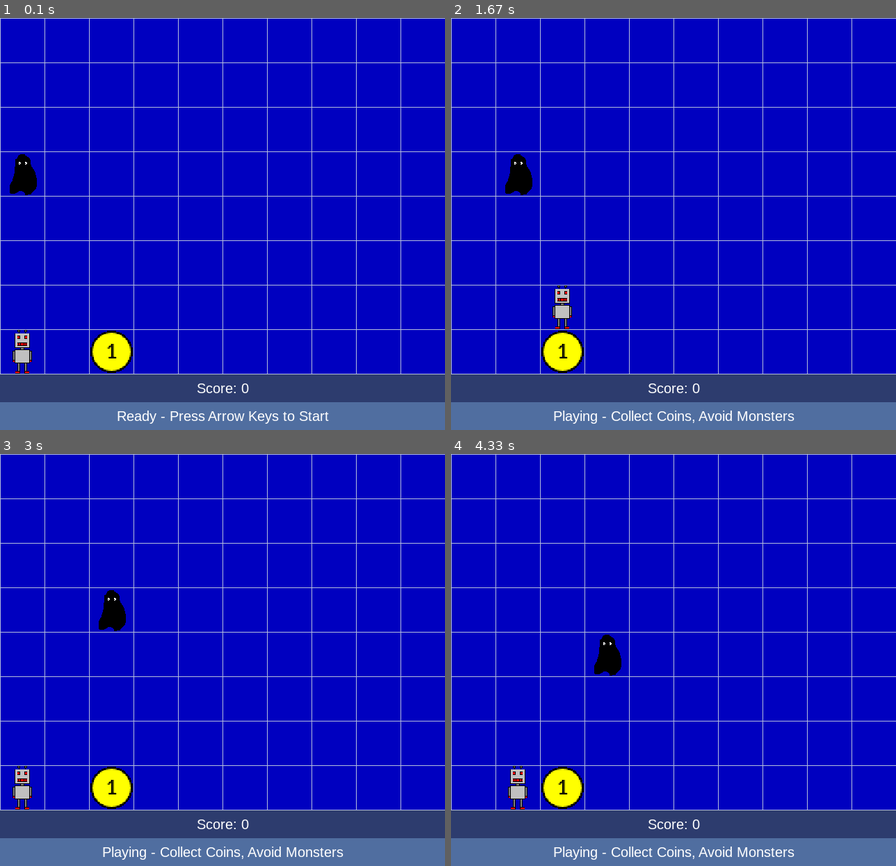
Above: before the commit, frames 1-4 (two rows, left to right).
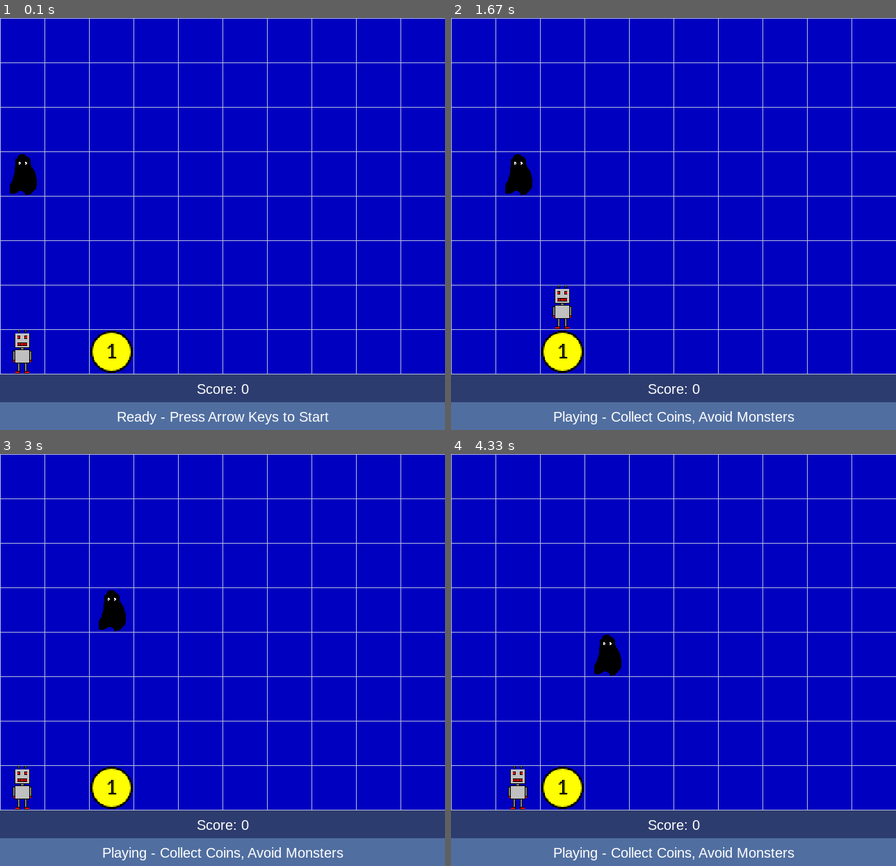
Above: after the commit, the same moments.

Repository: OHiddema/pygame
Game: pygame game, started from src/main.py
The game is run twice, just before and just after one commit, with the same random seed, the same clock (stepped at 60 frames per second) and the same inputs.
Inputs:
- Up to frame 1 (0.1 s): no input
- Up to frame 2 (1.67 s): hold Right 0.33-0.8 s; hold Up 0.83-1.13 s; hold Right 1.17-1.63 s
- Up to frame 3 (3 s): hold Left 1.67-2.2 s; hold Down 2.23-2.53 s; hold Left 2.57-2.97 s
- Up to frame 4 (4.33 s): hold Up 3-3.37 s; hold Right 3.4-4.03 s; hold Down from 4.07 s (still down)

The runs differ from the first frame. In frame 1, 0.5% of the frame differs, in the area x 26-74%, y 88-99%; in frame 2, 0.5%, in the area x 23-78%, y 88-99%; in frame 3, 0.5%; in frame 4, 0.5%.

Commit message:
more descriptive variable names + small tweaks

Diff:
--- a/src/main.py
+++ b/src/main.py
@@ -4,43 +4,39 @@
 import os
 from enum import Enum
 
-# window & grid settings
-FIELDS_X = 10  # number of columns
-FIELDS_Y = 8  # number of rows
-FIELD_SIZE = 64  # in pixels
-BOARD_WIDTH = FIELDS_X * FIELD_SIZE  # in pixels
-BOARD_HEIGHT = FIELDS_Y * FIELD_SIZE  # in pixels
-SCOREBOARD_HEIGHT = 40  # in pixels
-STATUSBOARD_HEIGHT = 40
-TOTAL_HEIGHT = BOARD_HEIGHT + 1 + SCOREBOARD_HEIGHT + STATUSBOARD_HEIGHT
+# playing field:
+COLS = 10  # number of columns
+ROWS = 8  # number of rows
+CELL_SIZE = 64  # size of a cell in pixels
+GRID_W = COLS * CELL_SIZE  # total width in pixels
+# total height in pixels, +1 to get the lowest horizontal line visible!
+GRID_H = ROWS * CELL_SIZE + 1
+
+# rest of the screen
+SCOREBAR_HEIGHT = 40  # in pixels
+STATUSBAR_HEIGHT = 40  # in pixels
+TOTAL_HEIGHT = GRID_H + SCOREBAR_HEIGHT + STATUSBAR_HEIGHT
 
 # Game Timing Configuration
 PAUSE_TIME_AFTER_COIN_CATCH = 2.0
-PAUSE_TOGGLE_INTERVAL = 0.2 #Switch between robot and coin/monster on top
+PAUSE_TOGGLE_INTERVAL = 0.2  # Switch between robot and coin/monster on top
 MONSTER_MOVE_DELAY = 1  # Seconds between monster moves
 
 # colors
-
-# Backgrounds
-COLOR_GRID = (0, 0, 192)           # Midnight Blue
-COLOR_SCOREBOARD = (45, 60, 110)    # Medium Blue
-COLOR_STATUSBAR = (80, 110, 160)    # Light Blue-Grey
-
-# Grid Lines
-COLOR_LINES = (180, 190, 220)       # Soft Blue-Grey
-
-# Text
+COLOR_BCKGRND_GRID = (0, 0, 192)
+COLOR_BCKGRND_SCOREBAR = (45, 60, 110)
+COLOR_BCKGRND_STATUSBAR = (80, 110, 160)
+COLOR_LINES = (180, 190, 220)
 COLOR_TEXT = (255, 255, 255)
-
-# Fallbacks
-ROBOT_FALLBACK = (128, 128, 128)
-COIN_FALLBACK = (0, 200, 0)
-MONSTER_FALLBACK = (0, 0, 0)
+COLOR_ROBOT_FALLBACK = (128, 128, 128)
+COLOR_COIN_FALLBACK = (0, 200, 0)
+COLOR_MONSTER_FALLBACK = (0, 0, 0)
 
 # max number of monsters as a percentage of the total number of grid cells
 MAX_MONSTER_PERC = 20
-MAX_MONSTERS = int((FIELDS_X * FIELDS_Y) * MAX_MONSTER_PERC / 100)
-if MAX_MONSTERS < 3: MAX_MONSTERS = 3
+MAX_MONSTERS = int((COLS * ROWS) * MAX_MONSTER_PERC / 100)
+if MAX_MONSTERS < 3:
+    MAX_MONSTERS = 3
 
 # text messages in status bar, font & font size
 FONT_SIZE = 20
@@ -70,28 +66,23 @@
 
         # fallback to colored boxes when image files could not be loaded
         try:
-            self.image = load_and_scale_image(image_path, FIELD_SIZE)
+            self.image = load_and_scale_image(image_path, CELL_SIZE)
         except FileNotFoundError as e:
-            print(f"CRITICAL ERROR: Could not load image for Entity at ({x}, {y}). Reason: {e}")
-            self.image = pygame.Surface((FIELD_SIZE, FIELD_SIZE))
+            print(
+                f"CRITICAL ERROR: Could not load image for Entity at ({x}, {y}). Reason: {e}"
+            )
+            self.image = pygame.Surface((CELL_SIZE, CELL_SIZE))
             if isinstance(self, Robot):
-                self.image.fill(ROBOT_FALLBACK)
+                self.image.fill(COLOR_ROBOT_FALLBACK)
             elif isinstance(self, Coin):
-                self.image.fill(COIN_FALLBACK)
+                self.image.fill(COLOR_COIN_FALLBACK)
             elif isinstance(self, Monster):
-                self.image.fill(MONSTER_FALLBACK)
-
-    @property  # calculated property, used to center on object horizontally in a field
-    def h_offset(self):
-        return (FIELD_SIZE - self.image.get_width()) // 2
-
-    @property  # calculated property, used to center on object vertically in a field
-    def v_offset(self):
-        return (FIELD_SIZE - self.image.get_height()) // 2
-
-    def draw(self, screen):
-        x = self.x * FIELD_SIZE + self.h_offset
-        y = self.y * FIELD_SIZE + self.v_offset
+                self.image.fill(COLOR_MONSTER_FALLBACK)
+
+    # draw_CC stands for: draw Centred in Cell
+    def draw_CC(self, screen):
+        x = self.x * CELL_SIZE + (CELL_SIZE - self.image.get_width()) // 2
+        y = self.y * CELL_SIZE + (CELL_SIZE - self.image.get_height()) // 2
         screen.blit(self.image, (x, y))
 
 
@@ -104,7 +95,7 @@
         # Apply move only if within grid
         new_x = self.x + dx
         new_y = self.y + dy
-        if 0 <= new_x < FIELDS_X and 0 <= new_y < FIELDS_Y:
+        if 0 <= new_x < COLS and 0 <= new_y < ROWS:
             self.x = new_x
             self.y = new_y
             self.made_first_move = True
@@ -119,8 +110,8 @@
         self.spawn_random()
 
     def spawn_random(self):
-        self.x = random.randint(0, FIELDS_X - 1)
-        self.y = random.randint(0, FIELDS_Y - 1)
+        self.x = random.randint(0, COLS - 1)
+        self.y = random.randint(0, ROWS - 1)
 
 
 class Monster(Entity):
@@ -138,7 +129,7 @@
             new_y = self.y + dy
 
             # 1. Stay in grid
-            if not (0 <= new_x < FIELDS_X and 0 <= new_y < FIELDS_Y):
+            if not (0 <= new_x < COLS and 0 <= new_y < ROWS):
                 continue
 
             # 2. Get what is there
@@ -186,22 +177,25 @@
         self.pause_toggle_interval = PAUSE_TOGGLE_INTERVAL
 
         # Create grid surface
-        self.grid_surface = pygame.Surface((BOARD_WIDTH, BOARD_HEIGHT + 1))
-        self.grid_surface.fill(COLOR_GRID)
-
-        for x in range(0, FIELDS_X + 1):
+        self.grid_surface = pygame.Surface((GRID_W, GRID_H))
+        self.grid_surface.fill(COLOR_BCKGRND_GRID)
+
+        # vertical lines
+        for x in range(0, COLS + 1):
             pygame.draw.line(
                 self.grid_surface,
                 COLOR_LINES,
-                (FIELD_SIZE * x, 0),
-                (FIELD_SIZE * x, BOARD_HEIGHT),
+                (CELL_SIZE * x, 0),
+                (CELL_SIZE * x, GRID_H),
             )
-        for y in range(0, FIELDS_Y + 1):
+
+        # horizontal lines
+        for y in range(0, ROWS + 1):
             pygame.draw.line(
                 self.grid_surface,
                 COLOR_LINES,
-                (0, FIELD_SIZE * y),
-                (BOARD_WIDTH, FIELD_SIZE * y),
+                (0, CELL_SIZE * y),
+                (GRID_W, CELL_SIZE * y),
             )
 
         self.reset()
@@ -224,7 +218,6 @@
         self.pause_toggle_next = 0.0
         self.setup_entities()
 
-
     def get_status_message(self) -> str:
         # Return the current status message based on game state
 
@@ -241,7 +234,6 @@
             return STATUS_READY
 
         return STATUS_PLAYING
-
 
     def _is_occupied(self, x: int, y: int) -> bool:
         return (x, y) in self._grid_occupied
@@ -255,8 +247,8 @@
     def _random_free_position(self) -> tuple[int, int]:
         """Return a uniformly random free grid cell."""
         free_cells = []
-        for x in range(FIELDS_X):
-            for y in range(FIELDS_Y):
+        for x in range(COLS):
+            for y in range(ROWS):
                 if not self._is_occupied(x, y):
                     free_cells.append((x, y))
 
@@ -311,19 +303,21 @@
 
     def draw(self):
         # Draw grid area
-        self.screen.fill(COLOR_GRID)
+        self.screen.fill(COLOR_BCKGRND_GRID)
         self.screen.blit(self.grid_surface, (0, 0))
 
         # Draw scoreboard
-        scoreboard_rect = pygame.Rect(0, BOARD_HEIGHT + 1, BOARD_WIDTH, SCOREBOARD_HEIGHT)
-        pygame.draw.rect(self.screen, COLOR_SCOREBOARD, scoreboard_rect)
+        scoreboard_rect = pygame.Rect(0, GRID_H, GRID_W, SCOREBAR_HEIGHT)
+        pygame.draw.rect(self.screen, COLOR_BCKGRND_SCOREBAR, scoreboard_rect)
 
         # Draw statusbar
-        statusbar_rect = pygame.Rect(0, BOARD_HEIGHT + 1 + SCOREBOARD_HEIGHT, BOARD_WIDTH, STATUSBOARD_HEIGHT)
-        pygame.draw.rect(self.screen, COLOR_STATUSBAR, statusbar_rect)
+        statusbar_rect = pygame.Rect(
+            0, GRID_H + SCOREBAR_HEIGHT, GRID_W, STATUSBAR_HEIGHT
+        )
+        pygame.draw.rect(self.screen, COLOR_BCKGRND_STATUSBAR, statusbar_rect)
 
         # -- Pause: flip robot vs coin/ghost on top --
-        self.coin.draw(self.screen)
+        self.coin.draw_CC(self.screen)
         if self.is_paused:
             if self.pause_state == self.PauseState.COIN:
                 top, bottom = (
@@ -331,27 +325,29 @@
                     if self.pause_toggle
                     else (self.robot, self.coin)
                 )
-                top.draw(self.screen)
-                bottom.draw(self.screen)
+                top.draw_CC(self.screen)
+                bottom.draw_CC(self.screen)
             elif self.pause_state == self.PauseState.MONSTER:
                 top, bottom = (
                     (self.pause_monster, self.robot)
                     if self.pause_toggle
                     else (self.robot, self.pause_monster)
                 )
-                top.draw(self.screen)
-                bottom.draw(self.screen)
+                top.draw_CC(self.screen)
+                bottom.draw_CC(self.screen)
         else:
-            self.robot.draw(self.screen)
+            self.robot.draw_CC(self.screen)
 
         for m in self.monsters:
-            if not (self.pause_state == self.PauseState.MONSTER and self.pause_monster == m):
-                m.draw(self.screen)
+            if not (
+                self.pause_state == self.PauseState.MONSTER and self.pause_monster == m
+            ):
+                m.draw_CC(self.screen)
 
         # Put the score centered in the scoreboard
         text_surface = self.font.render(f"Score: {self.score}", True, COLOR_TEXT)
         text_rect = text_surface.get_rect()
-        text_rect.center = (BOARD_WIDTH // 2, BOARD_HEIGHT + SCOREBOARD_HEIGHT // 2)
+        text_rect.center = (GRID_W // 2, GRID_H + SCOREBAR_HEIGHT // 2)
         self.screen.blit(text_surface, text_rect)
 
         # put the appropriate message in the status bar, centered
@@ -359,8 +355,8 @@
         status_surface = self.font.render(status_text, True, COLOR_TEXT)
         status_rect = status_surface.get_rect()
         status_rect.center = (
-            BOARD_WIDTH // 2,
-            BOARD_HEIGHT + SCOREBOARD_HEIGHT + (STATUSBOARD_HEIGHT // 2)
+            GRID_W // 2,
+            GRID_H + SCOREBAR_HEIGHT + (STATUSBAR_HEIGHT // 2),
         )
         self.screen.blit(status_surface, status_rect)
 
@@ -395,7 +391,7 @@
 def main():
 
     pygame.init()
-    screen = pygame.display.set_mode((BOARD_WIDTH, TOTAL_HEIGHT))
+    screen = pygame.display.set_mode((GRID_W, TOTAL_HEIGHT))
     pygame.display.set_caption("Collecting Game")
     clock = pygame.time.Clock()
 
@@ -413,8 +409,8 @@
             if state.game_over and event.type == pygame.KEYDOWN:
                 if event.key == pygame.K_r:
                     print("Restarting game...")
-                    state.reset() # <-- This is the magic line
-                    continue # Skip the rest of the loop for this frame to avoid double-input issues
+                    state.reset()  # <-- This is the magic line
+                    continue  # Skip the rest of the loop for this frame to avoid double-input issues
 
             # if not state.game_over:
             if not state.game_over and not state.is_paused:
